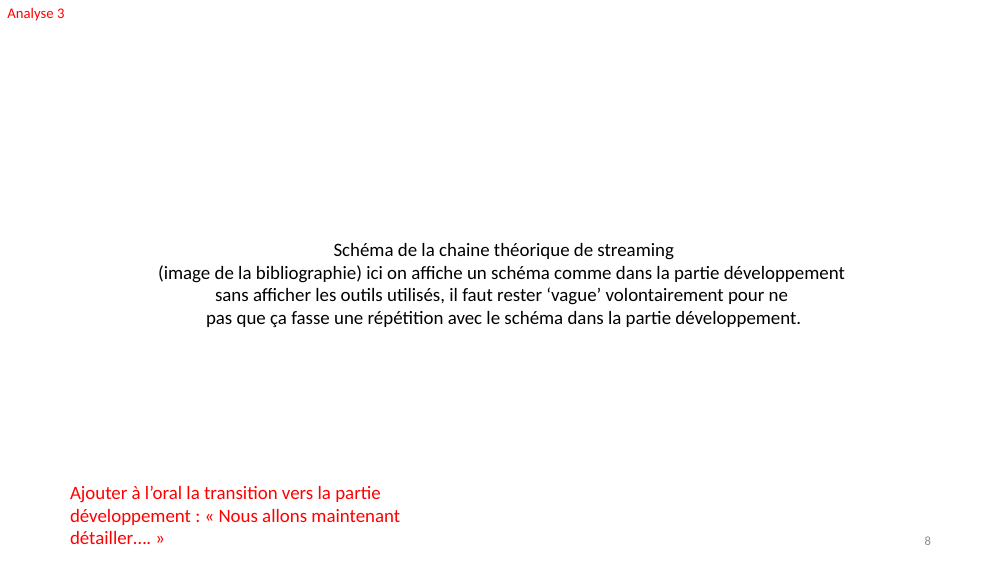
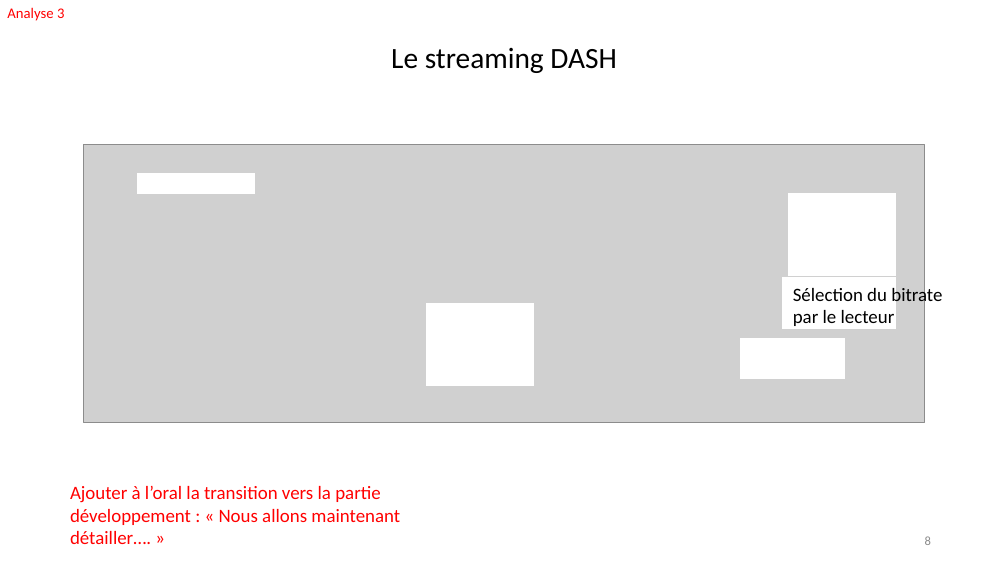
Before and after one commit to FabienMnsn/PRES2, a slide deck: slide 8 of Slides/PRES2019-Projet14-OlivierFourmaux-ROIStreamingImapct-soutenance.pptx. Drawn at 1008x567 pixels with LibreOffice and Linux fonts; fonts in the diff are those of the drawing; grey boxes stand for pictures. Boxes give left, top, right and bottom in pixels: in the first picture for what was removed or moved away, otherwise in the second. Text is boxed around its words. In the diff, an @@ line names an element or a change of style, - is before the commit and + after.

Commit message:
fin des slides

```diff
--- a/Slides/PRES2019-Projet14-OlivierFourmaux-ROIStreamingImapct-soutenance.pptx
+++ b/Slides/PRES2019-Projet14-OlivierFourmaux-ROIStreamingImapct-soutenance.pptx
@@ text added at (x1=391, y1=48, x2=616, y2=73), 28 pt, text #000000 @@
+Le streaming DASH
@@ picture added at (x1=83, y1=144, x2=924, y2=423) @@
@@ rectangle added at (x1=138, y1=174, x2=254, y2=194), fill #FFFFFF, outline #FFFFFF 1 pt @@
@@ rectangle added at (x1=789, y1=194, x2=896, y2=276), fill #FFFFFF, outline #FFFFFF 1 pt @@
@@ text removed at (x1=158, y1=243, x2=845, y2=327) @@
-Schéma de la chaine théorique de streaming
-(image de la bibliographie) ici on affiche un schéma comme dans la partie développement
-sans afficher les outils utilisés, il faut rester ‘vague’ volontairement pour ne
-pas que ça fasse une répétition avec le schéma dans la partie développement.
@@ rectangle added at (x1=783, y1=278, x2=895, y2=329), fill #FFFFFF, outline #FFFFFF 1 pt @@
@@ text added at (x1=793, y1=285, x2=942, y2=326), 18 pt, text #000000 @@
+Sélection du bitrate par le lecteur
@@ rectangle added at (x1=427, y1=303, x2=534, y2=386), fill #FFFFFF, outline #FFFFFF 1 pt @@
@@ rectangle added at (x1=741, y1=338, x2=845, y2=379), fill #FFFFFF, outline #FFFFFF 1 pt @@
```
Also in this commit, not shown: 3 other slides changed, 5 slides added, 3 slides removed, 4 other files.
